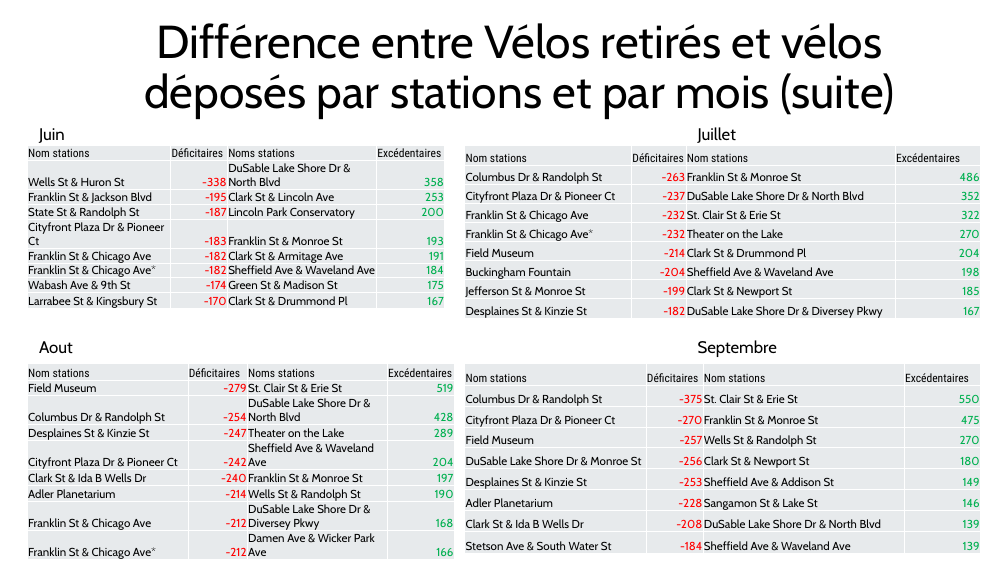
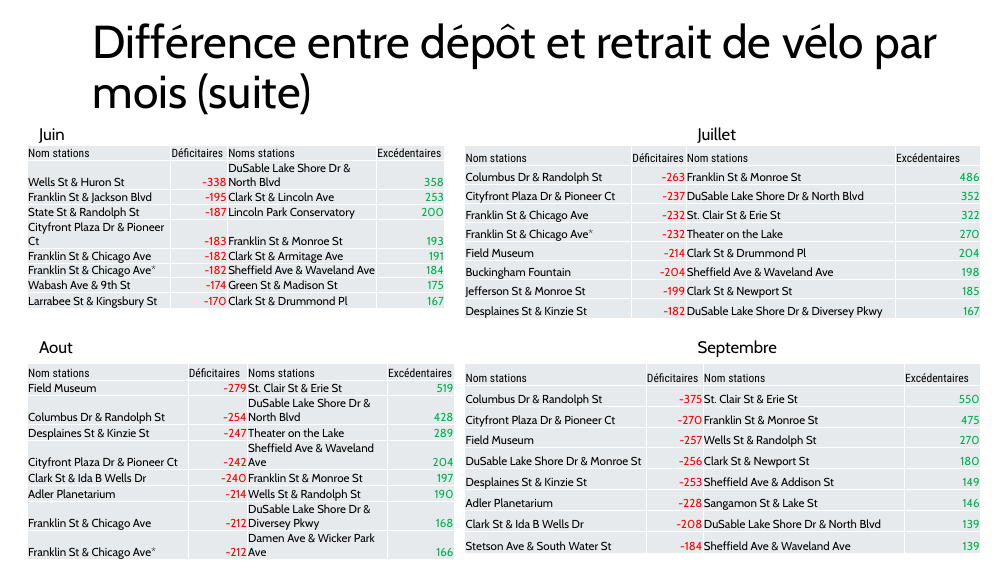
Before and after one commit to Loic0427/Data_etudes_de_cas, a slide deck: slide 12 of Velo en libre service/Etude_de_cas_cyclistic.pptx. Drawn at 1008x567 pixels with LibreOffice and Linux fonts; fonts in the diff are those of the drawing. Boxes give left, top, right and bottom in pixels: in the first picture for what was removed or moved away, otherwise in the second. Text is boxed around its words. In the diff, an @@ line names an element or a change of style, - is before the commit and + after.

```diff
--- a/Velo en libre service/Etude_de_cas_cyclistic.pptx
+++ b/Velo en libre service/Etude_de_cas_cyclistic.pptx
@@ text at bbox=[93, 23, 937, 115]: text changed @@
-Différence entre Vélos retirés et vélos déposés par stations et par mois (suite)
+Différence entre dépôt et retrait de vélo par mois (suite)
```
Also in this commit, not shown: 6 other slides changed, 1 other file.
